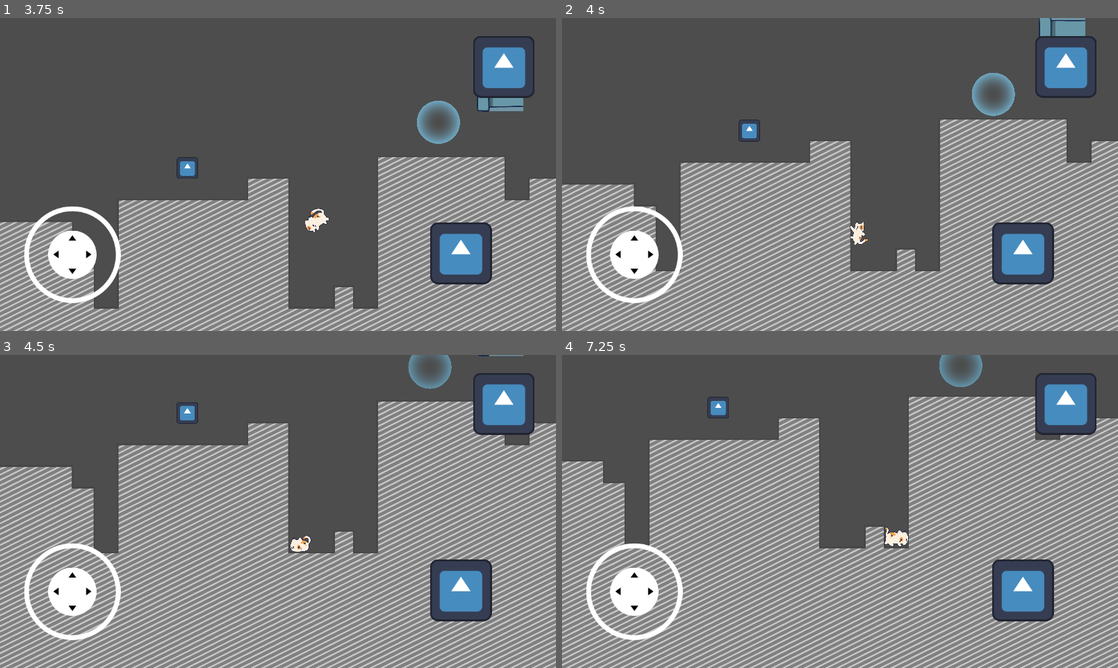
Above: before the commit, frames 1-4 (two rows, left to right).
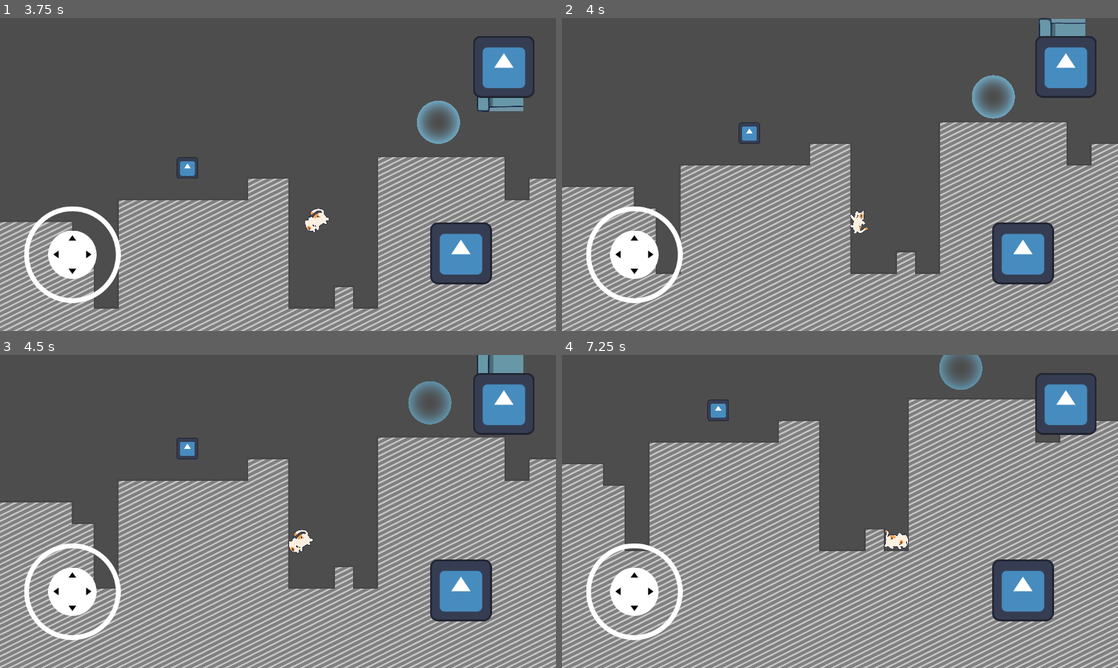
Above: after the commit, the same moments.

Repository: ManuelOteroFernandez/GGJ25
Game: Godot game, scene res://Enviroment/SceneManager/SceneManager.tscn
Same seed, same stepped clock (60 frames per second), same inputs: the game is played once before the commit and once after it. The engine's default icon, where the game draws it, is replaced by a stand-in: a white triangle on a blue panel in a dark square.
Inputs (mouse positions are in pixels of both pictures, inside the frame that each line leads up to):
- Up to frame 1 (3.75 s): click "PLAY_BTN" at 0.5 s; click "PLAY_BTN" at 1.25 s; tap Enter (ui_accept) at 2, 2.27 s; move the mouse to (400, 158) at 2.02 s; hold Right (ui_right) 2.03-2.75 s; click (400, 158) at 2.17 s; drag from (166, 190) to (250, 237) at 2.77 s; move the mouse to (333, 105) at 3.52 s; hold Left (ui_left) from 3.53 s (still down)
- Up to frame 2 (4 s): keep holding Left (ui_left)
- Up to frame 3 (4.5 s): release Left (ui_left) at 4.25 s; drag from (250, 574) to (111, 464) at 4.27 s
- Up to frame 4 (7.25 s): move the mouse to (1006, 558) at 5.02 s; hold Right (ui_right) 5.03-5.75 s; tap Enter (ui_accept) at 5.27 s; drag from (673, 464) to (745, 408) at 5.77 s; move the mouse to (867, 511) at 6.52 s; hold Right (ui_right) from 6.53 s (still down); click (867, 511) at 6.67 s

Frame 1 is identical in both runs. In frame 2, 33% of the frame differs, in the area x 0-100%, y 0-100%; in frame 3, 49%; in frame 4, 47%.

Commit message:
[FIX] Grab wall

Diff:
--- a/Character/character.gd
+++ b/Character/character.gd
@@ -10,7 +10,7 @@
 # Constante de salto dende a burbulla
 const BUBBLE_JUMP_VELOCITY = -900.0
 const JUMP_WALL_VELOCITY = Vector2(JUMP_VELOCITY,0)
-const GRAVITY_WALL = Vector2(0,200)
+const GRAVITY_WALL = Vector2(0,600)
 
 const FORCE_BUBBLE = 0.5
 
@@ -147,7 +147,11 @@
 			collision_shape.rotation_degrees = 0
 			collision_shape.position = Vector2(-37 if current_dir < 0 else 37,-29)
 
-	elif collision_shape.shape != shape_cat:
+		elif bool(collision_shape.position.x < 0) != bool(current_dir < 0):
+			collision_shape.position = Vector2(-37 if current_dir < 0 else 37,-29)
+
+
+	elif collision_shape.shape != shape_cat and not _is_on_wall():
 
 		collision_shape.shape = shape_cat
 		collision_shape.rotation_degrees = 90
@@ -162,8 +166,7 @@
 		var result = space_state.intersect_ray(query)
 
 		if _is_on_wall() and not result:
-			if velocity.y < 0:
-				velocity.y = 0
+			velocity.y = 0
 			velocity += GRAVITY_WALL * delta
 			anim_state = ANIM_STATE_SET.WALL
 
@@ -217,10 +220,10 @@
 		return false
 
 	if $RayCastDer.is_colliding():
-		return true
+		return current_dir == 1 and anim_state != ANIM_STATE_SET.IDLE
 
 	if $RayCastIzq.is_colliding():
-		return true
+		return current_dir == -1 and anim_state != ANIM_STATE_SET.IDLE
 
 	return false
 
